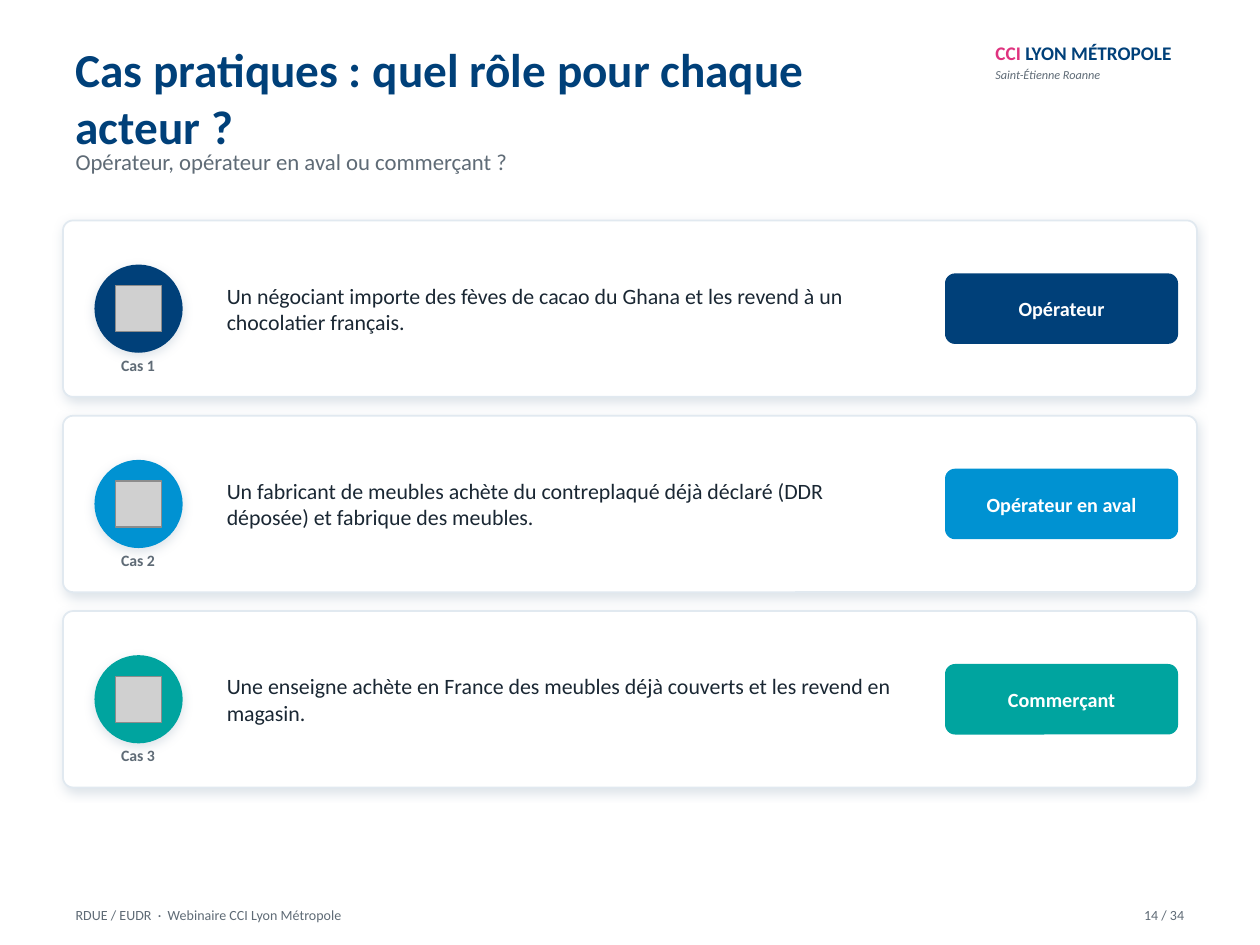
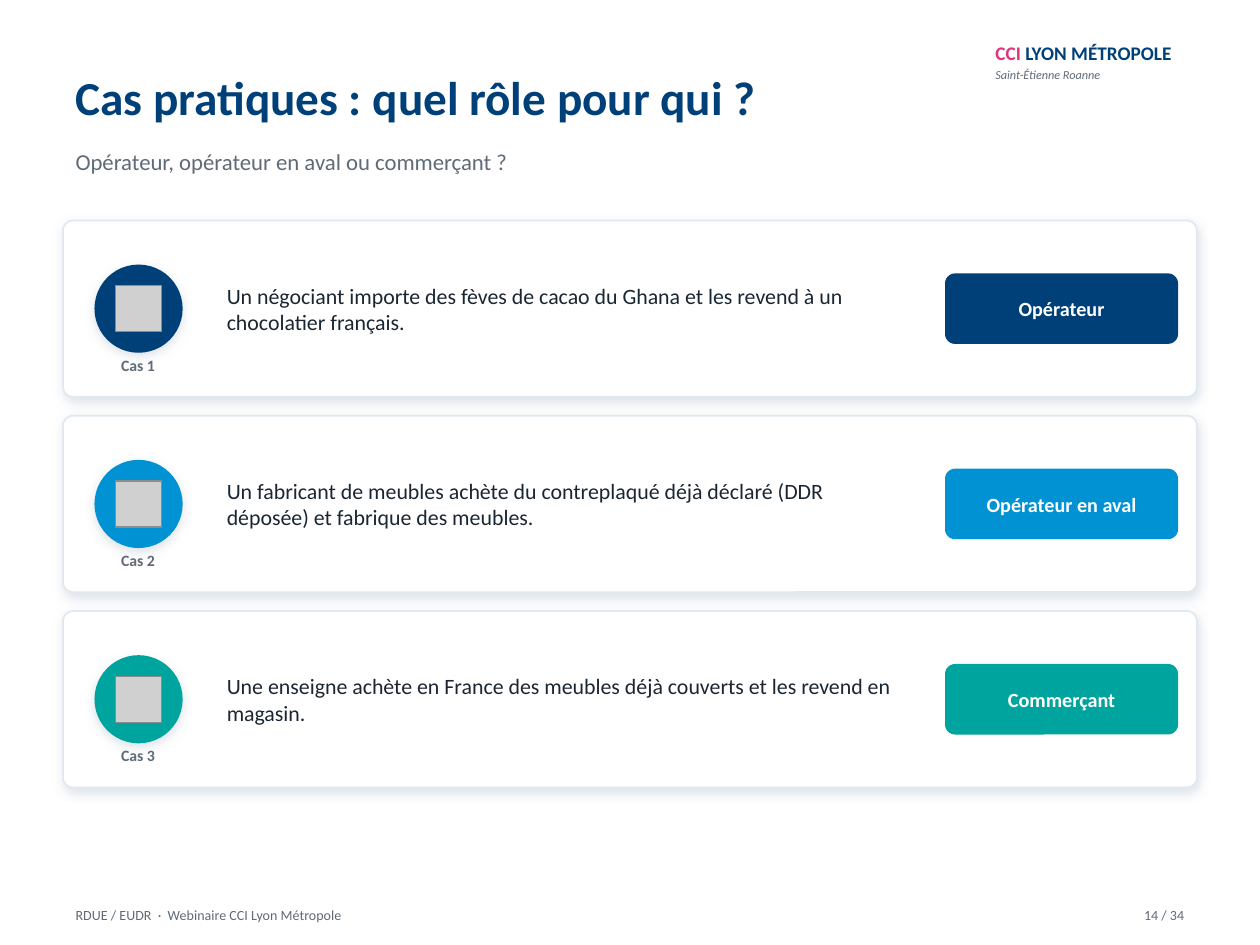
Before and after one commit to houdazebar-collab/veille-douane-test, a slide deck: slide 14 of webinaire-rdue-2026-09-24/AtelierRDUECCI_revu_2026-09-16.pptx. Drawn at 1260x945 pixels with LibreOffice and Linux fonts; fonts in the diff are those of the drawing; grey boxes stand for pictures. Boxes give left, top, right and bottom in pixels: in the first picture for what was removed or moved away, otherwise in the second. Text is boxed around its words. In the diff, an @@ line names an element or a change of style, - is before the commit and + after.

```diff
--- a/webinaire-rdue-2026-09-24/AtelierRDUECCI_revu_2026-09-16.pptx
+++ b/webinaire-rdue-2026-09-24/AtelierRDUECCI_revu_2026-09-16.pptx
@@ text at bbox=[76, 81, 723, 123]: text changed @@
-Cas pratiques : quel rôle pour chaque acteur ?
+Cas pratiques : quel rôle pour qui ?
```
Also in this commit, not shown: 12 other slides changed, 4 other files.
